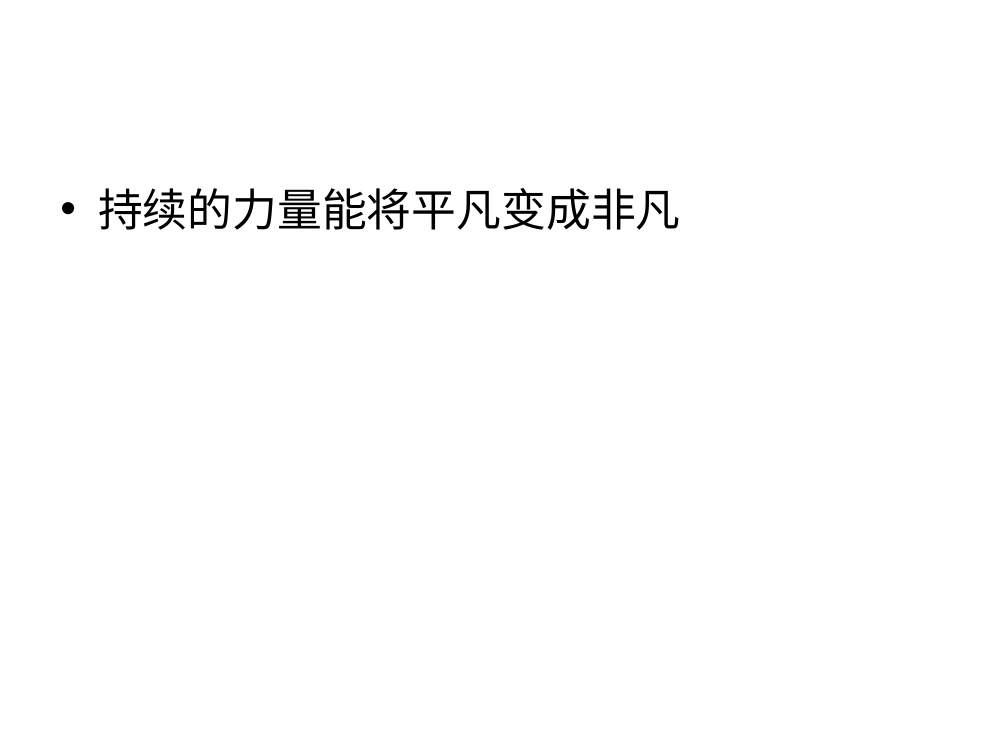
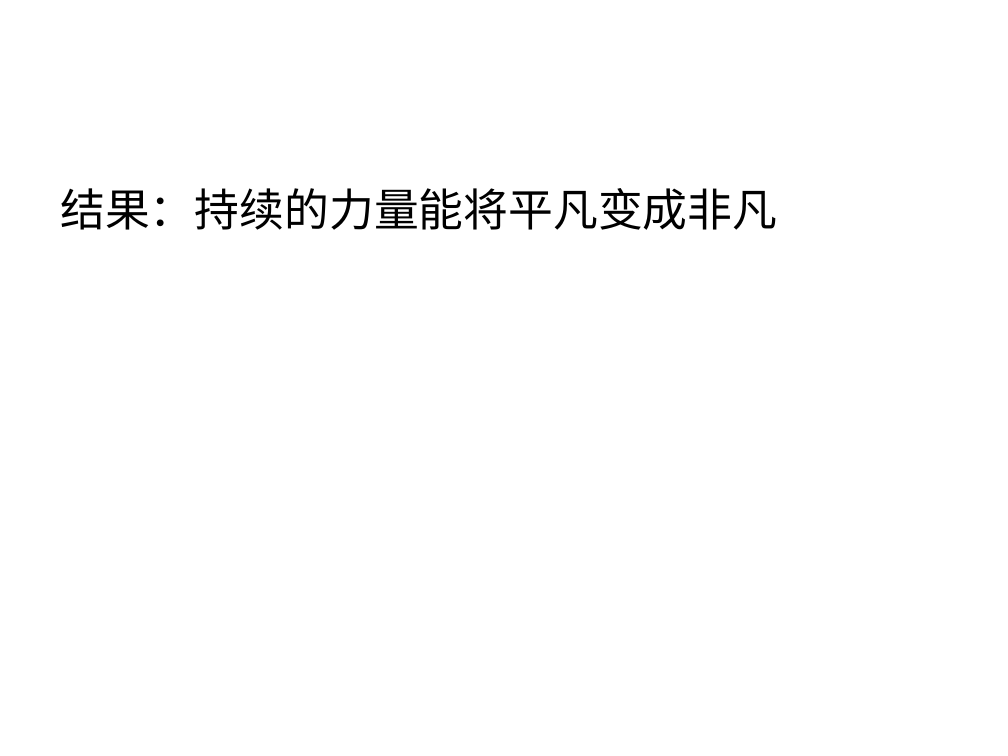
Before and after one commit to haolongzhangm/shell_my, a slide deck: slide 2 of unexeshell/tmp_use/bl.ppt. Drawn at 1008x756 pixels with LibreOffice and Linux fonts; fonts in the diff are those of the drawing. Boxes give left, top, right and bottom in pixels: in the first picture for what was removed or moved away, otherwise in the second. Text is boxed around its words. In the diff, an @@ line names an element or a change of style, - is before the commit and + after.

```diff
--- a/unexeshell/tmp_use/bl.ppt
+++ b/unexeshell/tmp_use/bl.ppt
@@ text at <box>60,188,777,230</box>: text changed @@
-• 持续的力量能将平凡变成非凡
+结果：持续的力量能将平凡变成非凡
```
Also in this commit, not shown: 1 other slide changed, 7 slides removed, 2 other files.
